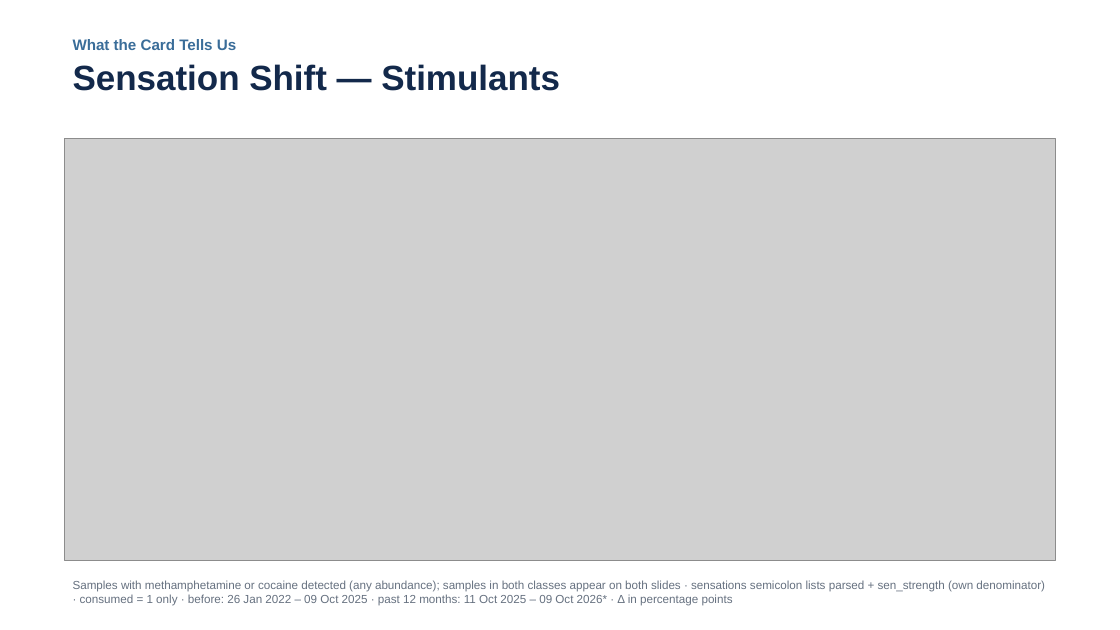
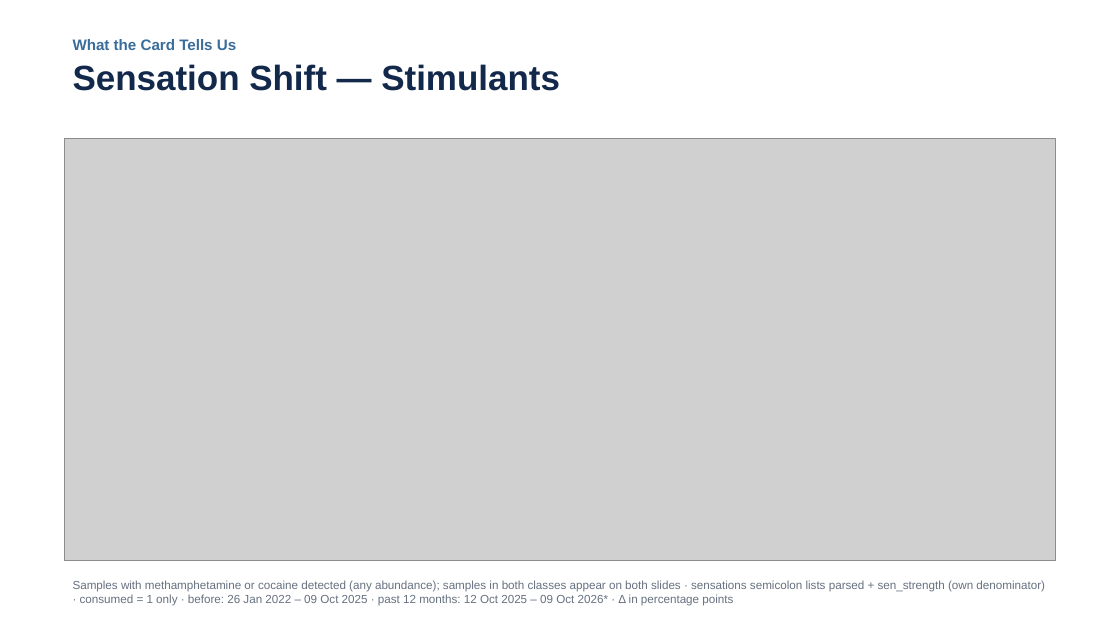
Before and after one commit to opioiddatalab/ncslides, a slide deck: slide 19 of docs/nc-drug-checking-latest.pptx. Drawn at 1120x630 pixels with LibreOffice and Linux fonts; fonts in the diff are those of the drawing; grey boxes stand for pictures. Boxes give left, top, right and bottom in pixels: in the first picture for what was removed or moved away, otherwise in the second. Text is boxed around its words. In the diff, an @@ line names an element or a change of style, - is before the commit and + after.

```diff
--- a/docs/nc-drug-checking-latest.pptx
+++ b/docs/nc-drug-checking-latest.pptx
@@ text at bbox=[73, 580, 1045, 606]: text changed @@
-Samples with methamphetamine or cocaine detected (any abundance); samples in both classes appear on both slides · sensations semicolon lists parsed + sen_strength (own denominator) · consumed = 1 only · before: 26 Jan 2022 – 09 Oct 2025 · past 12 months: 11 Oct 2025 – 09 Oct 2026* · Δ in percentage points
+Samples with methamphetamine or cocaine detected (any abundance); samples in both classes appear on both slides · sensations semicolon lists parsed + sen_strength (own denominator) · consumed = 1 only · before: 26 Jan 2022 – 09 Oct 2025 · past 12 months: 12 Oct 2025 – 09 Oct 2026* · Δ in percentage points
```
Also in this commit, not shown: 5 other slides changed, 3 other files.
